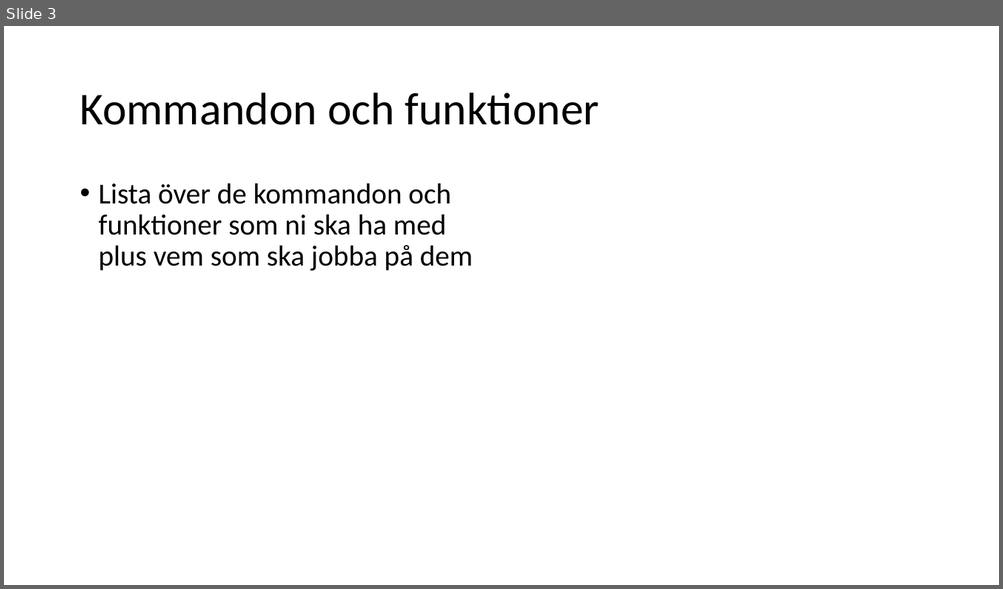
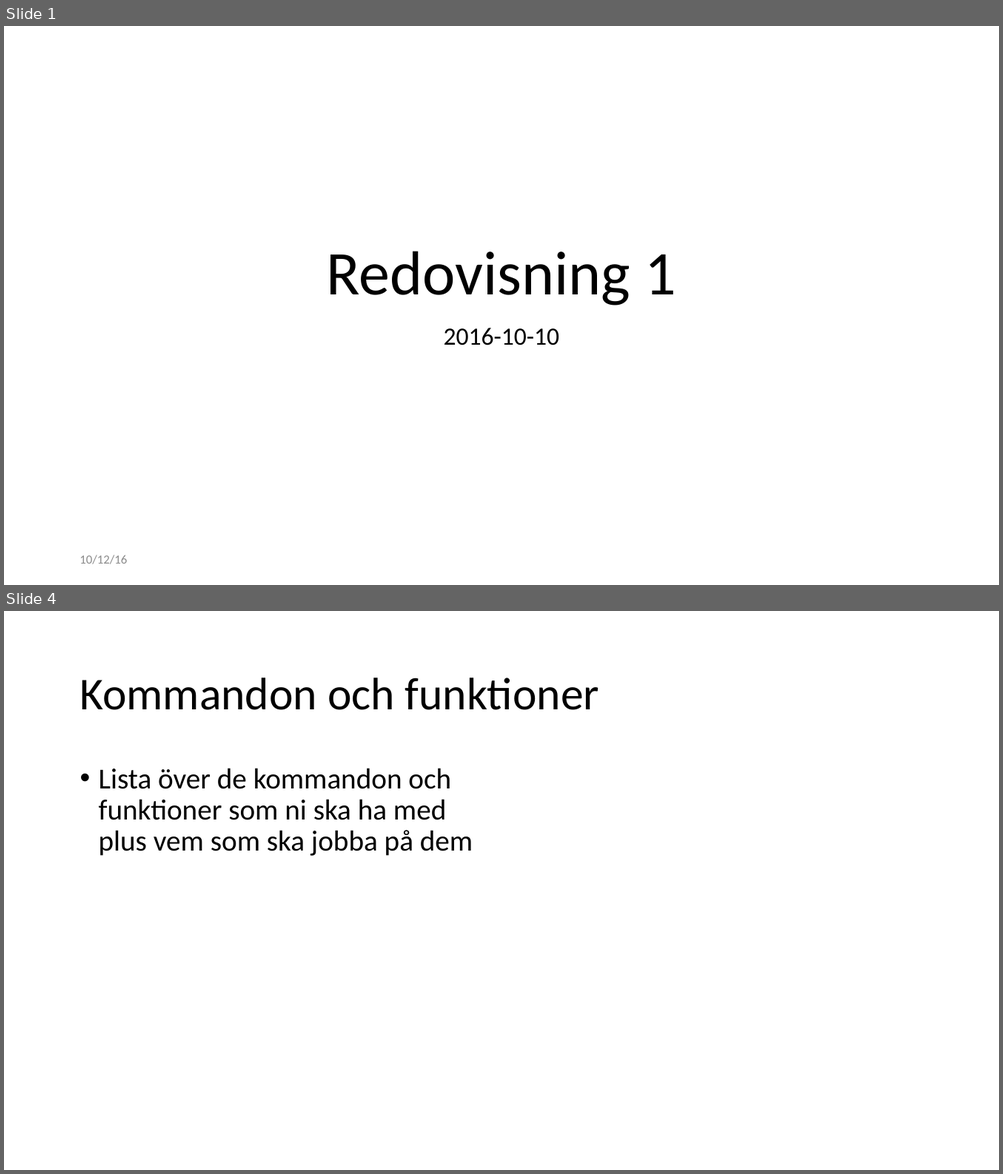
Before and after one commit to Pontussand/INTE2016Project, a slide deck: reports/red2.odp. Shown one above the other, each under a label of ours: slide 3 before the commit, slides 1 and 4 after it; the slides between them are not shown. The pictures are 1003x589 and 1003x1174 pixels, drawn with LibreOffice and Linux fonts; fonts in the diff are those of the drawing. Boxes give left, top, right and bottom in pixels: in the first picture for what was removed or moved away, otherwise in the second. Text is boxed around its words. In the diff, an @@ line names an element or a change of style, - is before the commit and + after.

```diff
--- a/reports/red2.odp
+++ b/reports/red2.odp
@@ slide 1 added at (4,26,999,585), background #FFFFFF @@
@@ title added at (327,251,676,306), 60 pt, text #000000 @@
+Redovisning 1
@@ subtitle added at (444,328,560,346), 24 pt, text #000000 @@
+2016-10-10
@@ text added at (79,555,127,565), 12 pt, text #8B8B8B @@
+10/12/16
@@ what was slide 3 is now slide 4 @@
```
Also in this commit, not shown: 1 slide changed, 1 other slide added, 1 slide removed.
